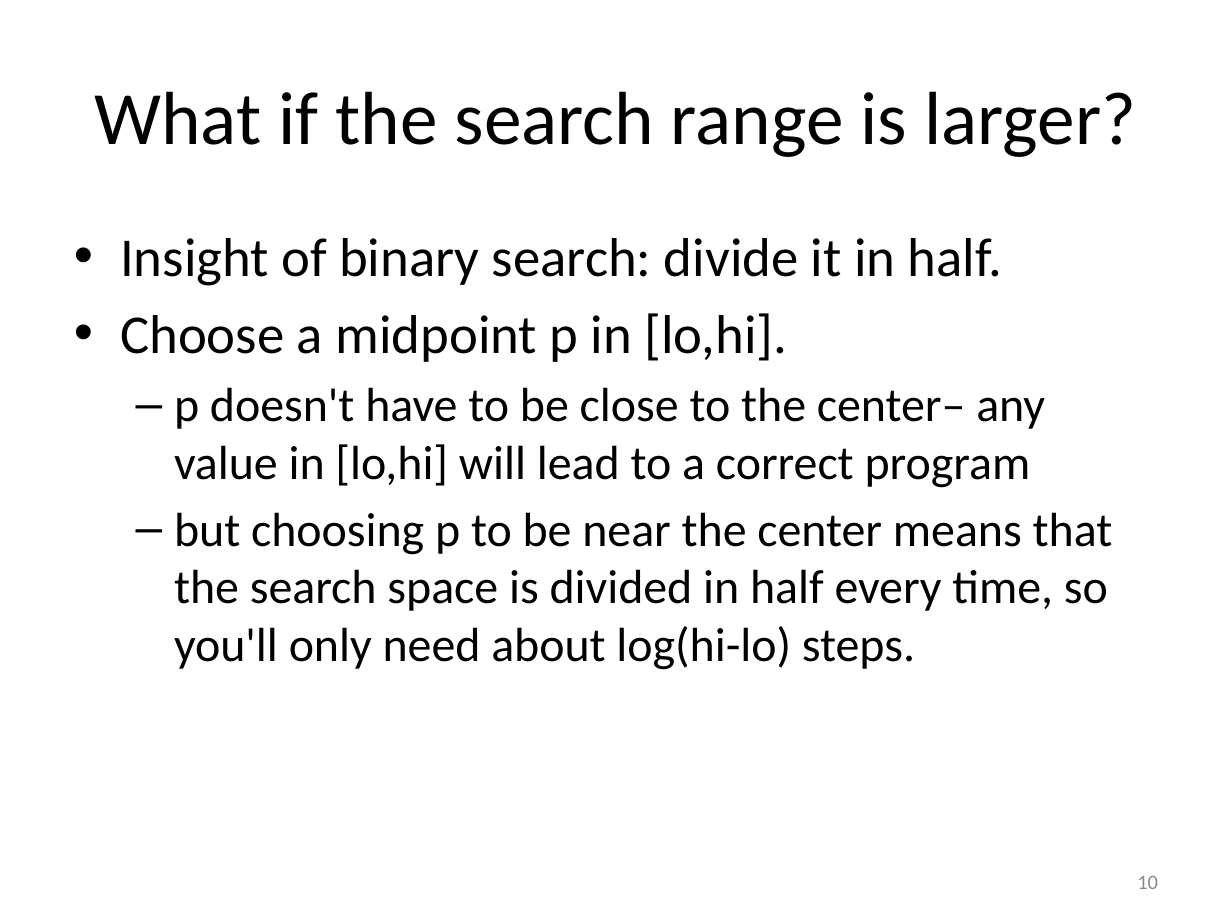
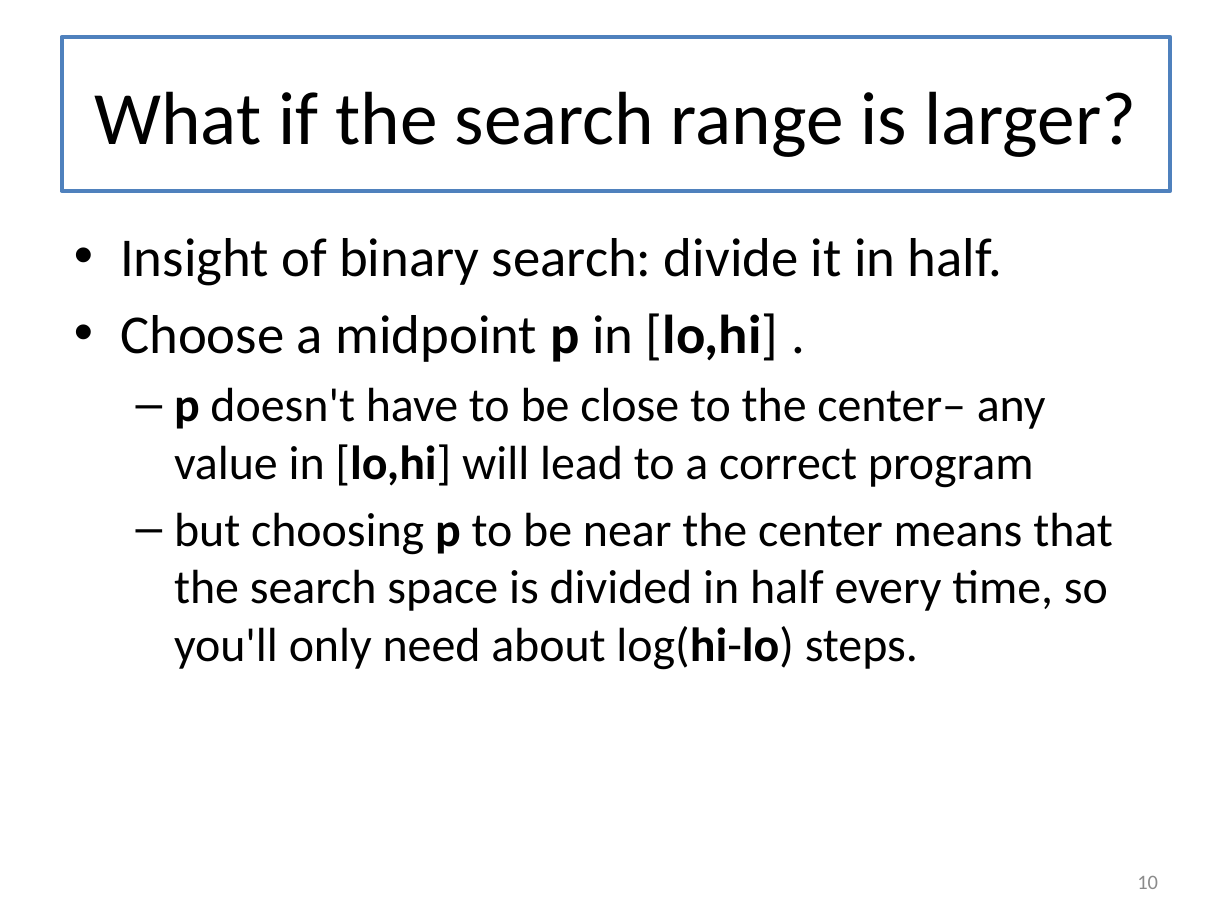
Before and after one commit to mwand/cs5010f16, a slide deck: slide 10 of Slides/Lesson 8.3 Binary Search.pptx. Drawn at 1232x924 pixels with LibreOffice and Linux fonts; fonts in the diff are those of the drawing. Boxes give left, top, right and bottom in pixels: in the first picture for what was removed or moved away, otherwise in the second. Text is boxed around its words. In the diff, an @@ line names an element or a change of style, - is before the commit and + after.

```diff
--- a/Slides/Lesson 8.3 Binary Search.pptx
+++ b/Slides/Lesson 8.3 Binary Search.pptx
@@ title "What if the search range ...": place and size @@
-title "What if the search range ..." at [94, 91, 1136, 157]
+title "What if the search range ..." at [62, 37, 1170, 191]
@@ title "What if the search range ..." at [62, 37, 1170, 191]: fill none to #FFFFFF; outline none to #4F81BD 2.25 pt @@
@@ text at [120, 313, 779, 362]: spaces changed @@
-• Choose a midpoint p in [lo,hi].
+• Choose a midpoint p in [lo,hi] .
@@ text at [174, 387, 1113, 670]: bold on in "p [lo,hi]", "p log(hi-lo)" @@
```
Also in this commit, not shown: 15 other slides changed, 18 other files.
